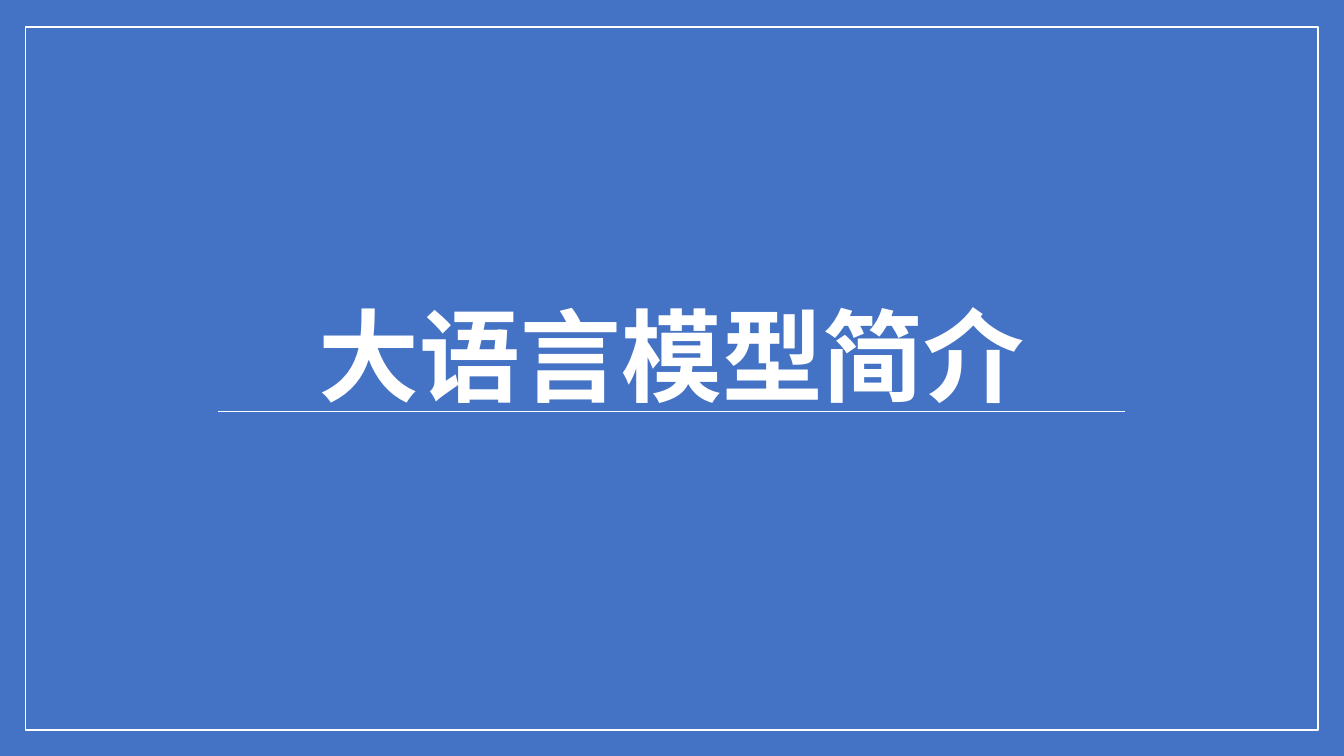
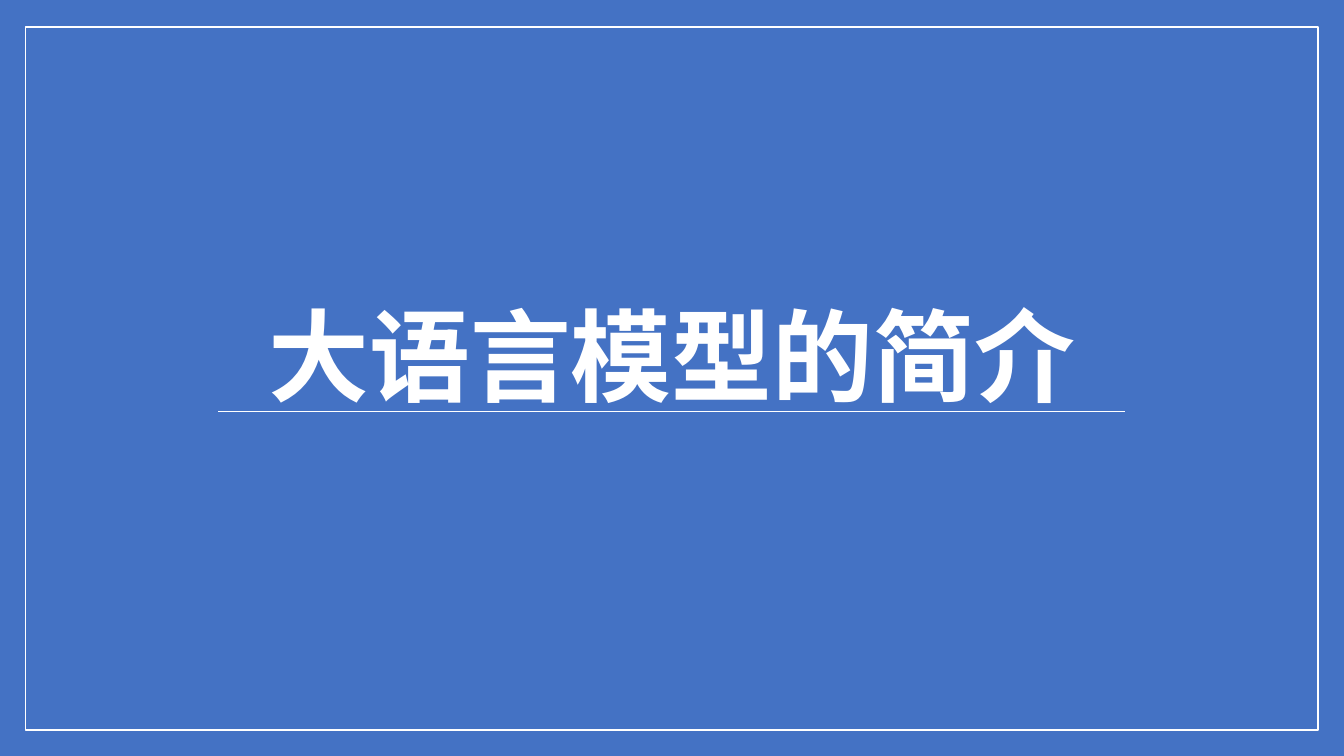
Before and after one commit to ylsdamxssjxxdd/eva, a slide deck: slide 1 of utils/软件介绍.pptx. Drawn at 1344x756 pixels with LibreOffice and Linux fonts; fonts in the diff are those of the drawing. Boxes give left, top, right and bottom in pixels: in the first picture for what was removed or moved away, otherwise in the second. Text is boxed around its words. In the diff, an @@ line names an element or a change of style, - is before the commit and + after.

```diff
--- a/utils/软件介绍.pptx
+++ b/utils/软件介绍.pptx
@@ title at box(269, 307, 1075, 412): text changed @@
-大语言模型简介
+大语言模型的简介
```
Also in this commit, not shown: 2 other slides changed, 1 slide added, 36 other files.
